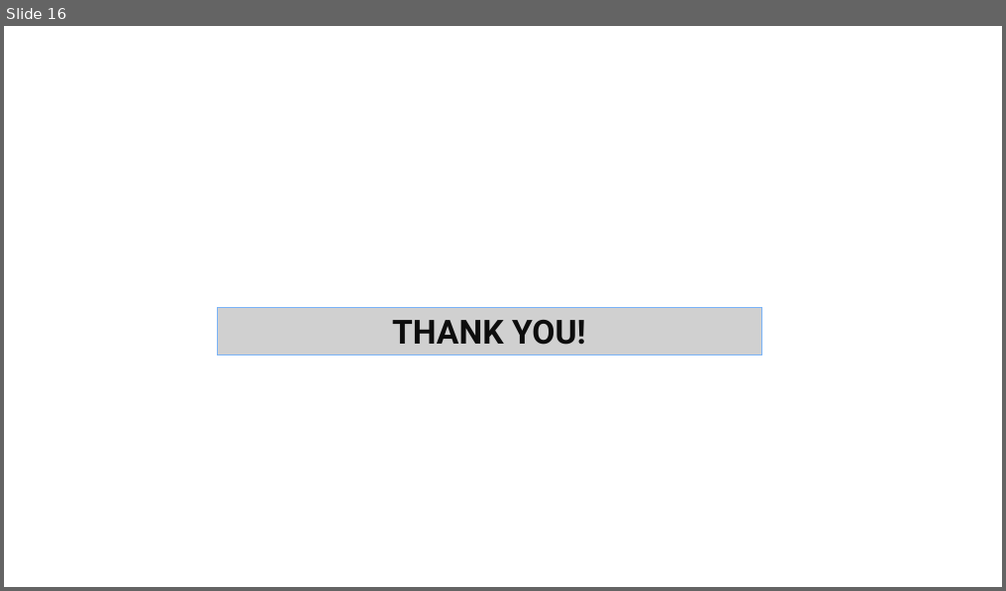
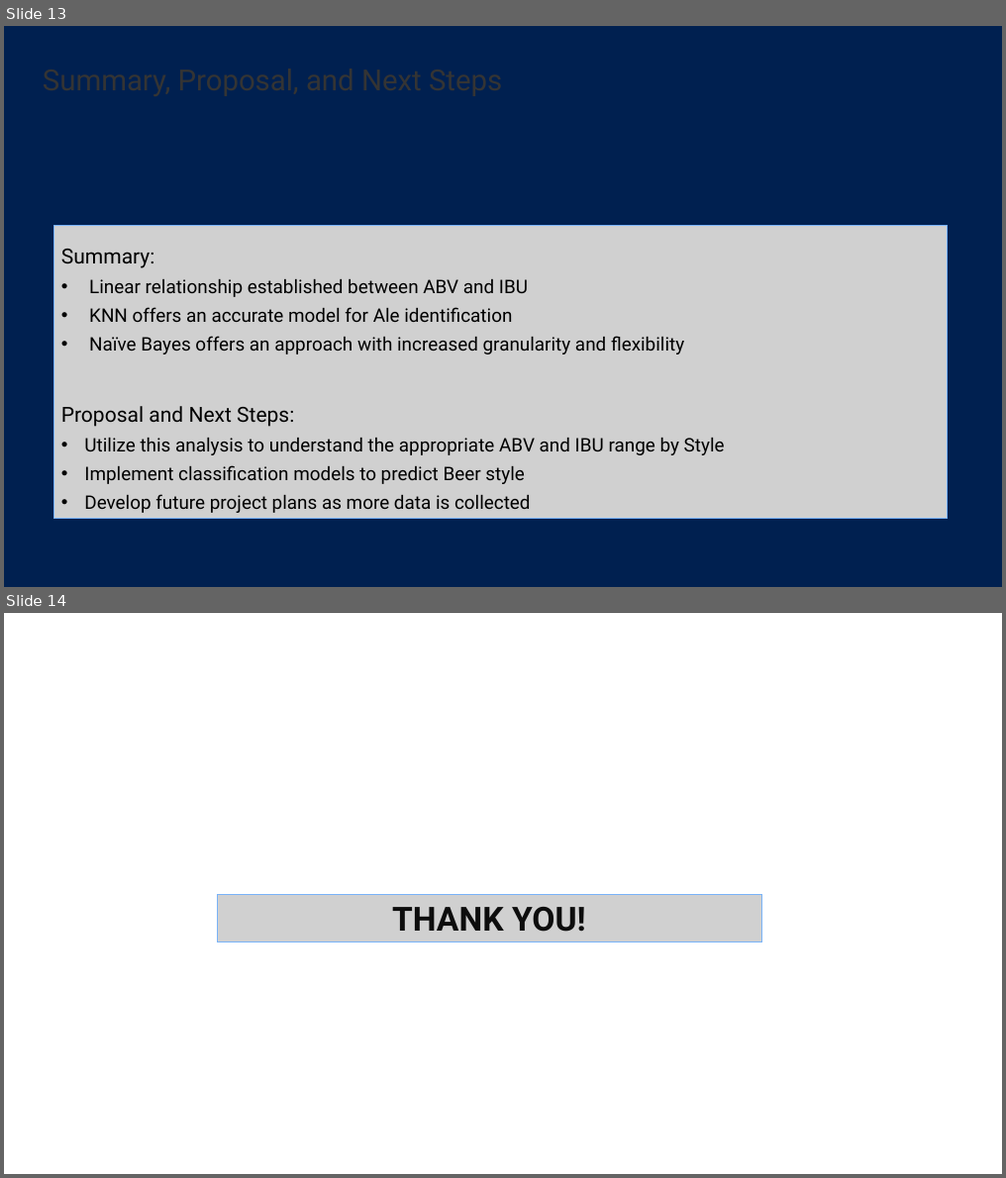
Before and after one commit to C-Stewart-GH/DDS_6306_CS1, a slide deck: Final_CS1_Presentation_DDS_6306.pptx. Shown one above the other, each under a label of ours: slide 16 before the commit, slides 13 and 14 after it. The pictures are 1006x591 and 1006x1178 pixels, drawn with LibreOffice and Linux fonts; fonts in the diff are those of the drawing; grey boxes stand for pictures; background and template pictures are left out. Boxes give left, top, right and bottom in pixels: in the first picture for what was removed or moved away, otherwise in the second. Text is boxed around its words. In the diff, an @@ line names an element or a change of style, - is before the commit and + after.

```diff
--- a/Final_CS1_Presentation_DDS_6306.pptx
+++ b/Final_CS1_Presentation_DDS_6306.pptx
@@ slide 13 added at [4, 26, 1002, 587], background picture (left out) @@
@@ picture added at [54, 226, 947, 518], 18 pt, text #000000 @@
+Summary:
+• Linear relationship established between ABV and IBU
+• KNN offers an accurate model for Ale identification
+• Naïve Bayes offers an approach with increased granularity and flexibility
+Proposal and Next Steps:
+• Utilize this analysis to understand the appropriate ABV and IBU range by Style
+• Implement classification models to predict Beer style
+• Develop future project plans as more data is collected
@@ text added at [61, 249, 294, 427], 28 pt, text #343434 @@
+Summary, Proposal, and Next Steps
@@ what was slide 16 is now slide 14 @@
```
Also in this commit, not shown: 7 slides changed, 2 other slides added, 5 slides removed, 4 other files.
